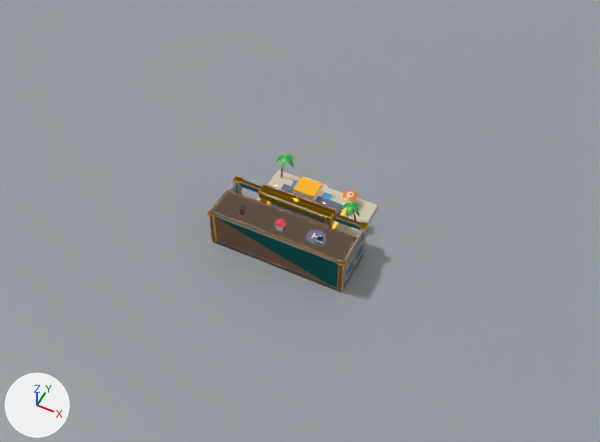
One commit to the Blender file world_overhaul/blend/buildings.blend: the scene before it, then after it.
Rendered twice from a 50 mm camera at (85.0, -176.0, 217.0) aimed at (2.0, -9.0, 8.0). The lights are fixed; the arrows at lower left show +X, +Y and +Z. The first picture is the older version.

The first picture shows 'BeachVilla', 'Lobby_RoomBooth_v4', 'StudioGround', 'Workplace_Building_CLINIC', 'Workplace_Building_FASTTRACK' and 6 more.
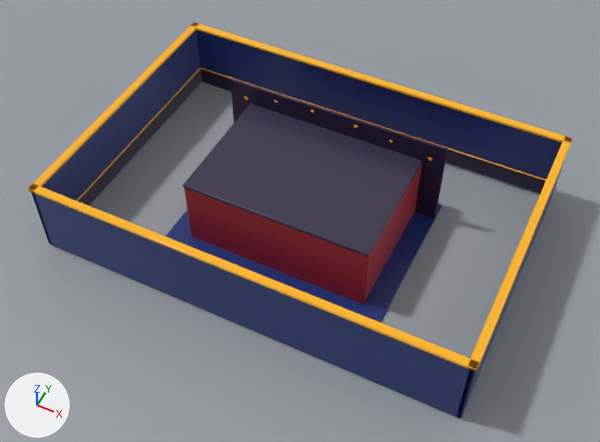
Where the change shows, as pixel boxes [x1, y1, x2, y2] in the pictures (600 x 442 px):
'StudioGround', moved
    both: [0, 0, 600, 442]
'Lobby_Walls', added (blue)
    after: [28, 22, 573, 418]
'AuctionRoom_Shell', added
    after: [183, 104, 422, 304]
'PodiumRoom_Shell', added
    after: [166, 78, 448, 322]
'Workplace_Building_FASTTRACK', unchanged, covered by the edit
    before: [207, 176, 369, 293]
'Workplace_Building_CLINIC', unchanged, covered by the edit
    before: [210, 180, 368, 293]
'BeachVilla', unchanged, covered by the edit
    before: [256, 154, 378, 237]

The edits, one by one:
Mesh me_podiumroom_shell is new.
It has 480 vertices, 366 faces and spans x -40.0..40.0, y -37.0..27.0, z -1.0..33.0.
It uses material mat_wo_palette.
Mesh me_auctionroom_shell is new.
It has 960 vertices, 852 faces and spans x -32.5..32.5, y -25.5..25.5, z -1.0..25.0.
It uses material mat_wo_palette.
Mesh me_lobby_walls is new.
It has 480 vertices, 416 faces and spans x -74.4..74.4, y -50.4..50.4, z 0.0..27.0.
It uses material mat_wo_palette.
Object 'StudioGround' (ob_studioground) moves from (0.0, 0.0, 0.0) to (0.0, 0.0, -1.0).
Object 'PodiumRoom_Shell' (ob_podiumroom_shell) is new; it shows me_podiumroom_shell.
Its location is (0.0, 0.0, 0.0).
Object 'AuctionRoom_Shell' (ob_auctionroom_shell) is new; it shows me_auctionroom_shell.
Its location is (0.0, 0.0, 0.0).
Object 'Lobby_Walls' (ob_lobby_walls) is new; it shows me_lobby_walls.
Its location is (0.0, 0.0, 0.0).
